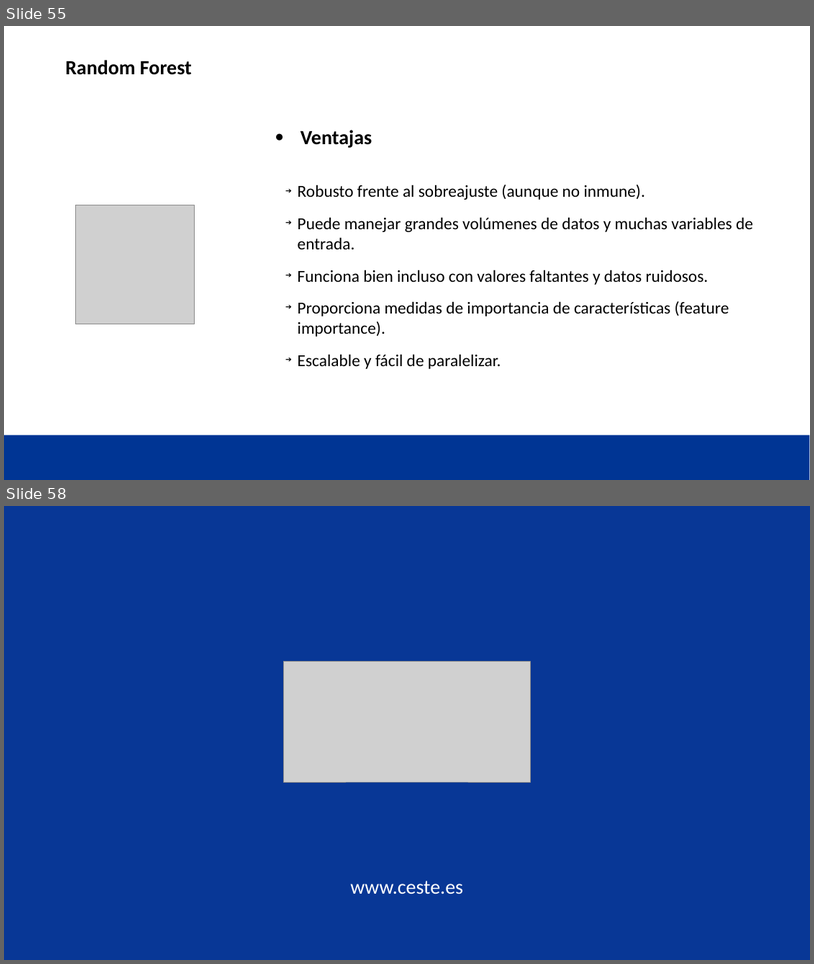
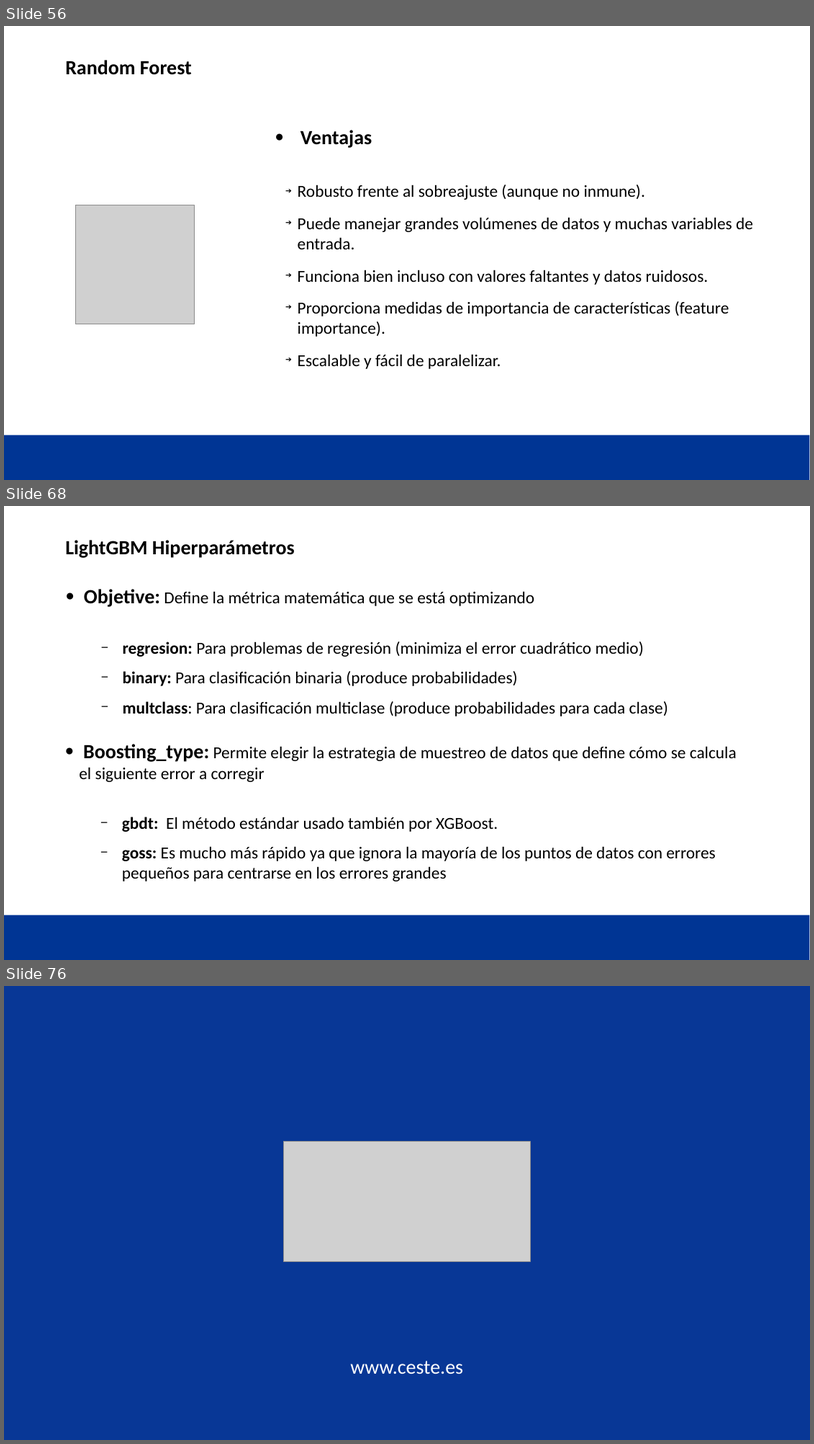
Before and after one commit to JavierRabal/CirceMachineLearning, a slide deck: Supervisado/Supervisado 2.pptx. Shown one above the other, each under a label of ours: slides 55 and 58 before the commit, slides 56, 68 and 76 after it; the slides between them are not shown. The pictures are 814x964 and 814x1444 pixels, drawn with LibreOffice and Linux fonts; fonts in the diff are those of the drawing; grey boxes stand for pictures; background and template pictures are left out. Boxes give left, top, right and bottom in pixels: in the first picture for what was removed or moved away, otherwise in the second. Text is boxed around its words. In the diff, an @@ line names an element or a change of style, - is before the commit and + after.

```diff
--- a/Supervisado/Supervisado 2.pptx
+++ b/Supervisado/Supervisado 2.pptx
@@ slide 68 added at <box>4,506,810,960</box>, background #FFFFFF; not listed: 1 template element that a slide beside it also shows @@
@@ title added at <box>65,540,295,558</box>, 24 pt, text #000000, bold @@
+LightGBM Hiperparámetros
@@ text added at <box>84,589,669,716</box>, 20 pt, text #000000 @@
+● Objetive: Define la métrica matemática que se está optimizando
+  − regresion: Para problemas de regresión (minimiza el error cuadrático medio)
+  − binary: Para clasificación binaria (produce probabilidades)
+  − multclass: Para clasificación multiclase (produce probabilidades para cada clase)
@@ text added at <box>79,744,737,881</box>, 20 pt, text #000000 @@
+● Boosting_type: Permite elegir la estrategia de muestreo de datos que define cómo se calcula el siguiente error a corregir
+  − gbdt: El método estándar usado también por XGBoost.
+  − goss: Es mucho más rápido ya que ignora la mayoría de los puntos de datos con errores pequeños para centrarse en los errores grandes
@@ what was slide 55 is now slide 56 @@
@@ what was slide 58 is now slide 76 @@
```
Also in this commit, not shown: 17 other slides added, 1 other file.
